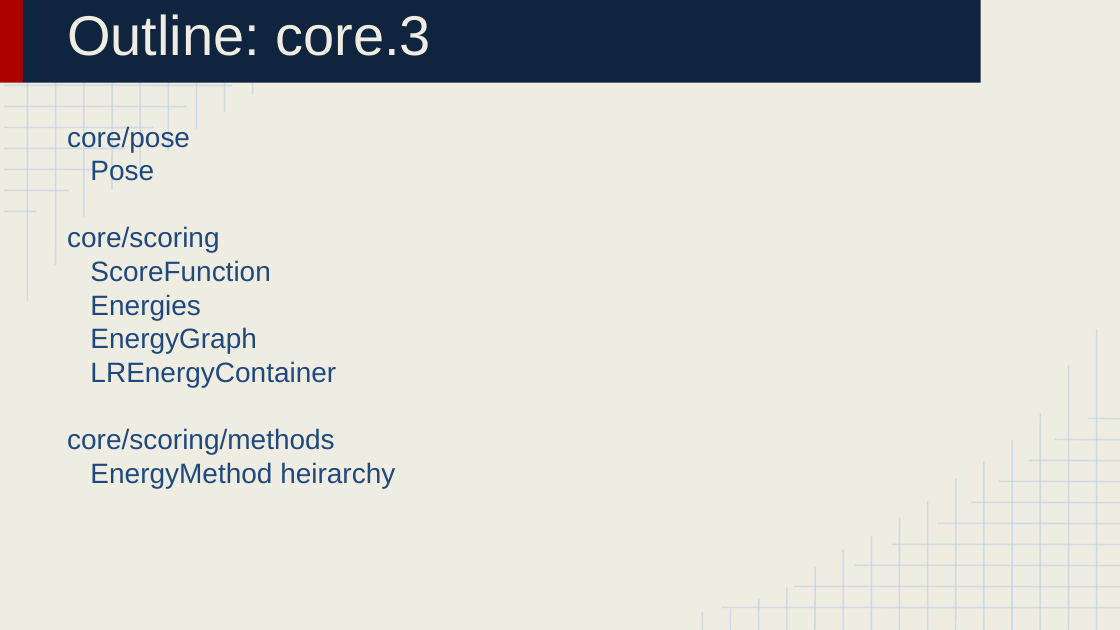
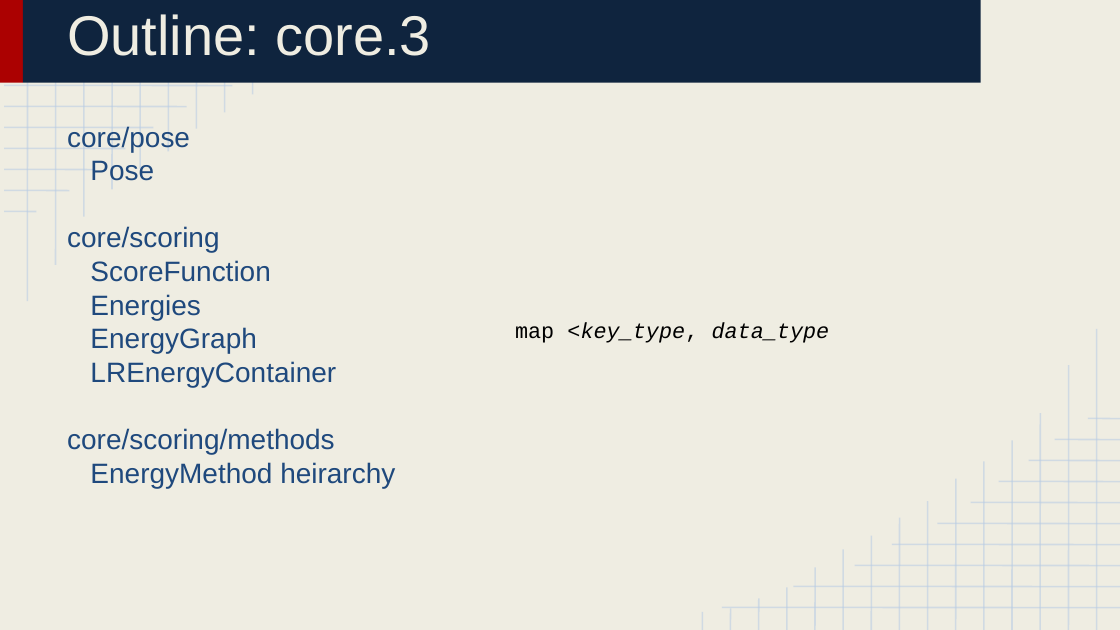
Before and after one commit to huabaiuw/prepare_bootcamp_2016_Aug, a slide deck: slide 6 of Lecture 4_ Library Structure 3.pptx. Drawn at 1120x630 pixels with LibreOffice and Linux fonts; fonts in the diff are those of the drawing. Boxes give left, top, right and bottom in pixels: in the first picture for what was removed or moved away, otherwise in the second. Text is boxed around its words. In the diff, an @@ line names an element or a change of style, - is before the commit and + after.

```diff
--- a/Lecture 4_ Library Structure 3.pptx
+++ b/Lecture 4_ Library Structure 3.pptx
@@ text added at bbox=[515, 323, 830, 343], 14 pt, text #000000, italic @@
+map <key_type, data_type
```
Also in this commit, not shown: 2 other slides changed, 7 other files.
